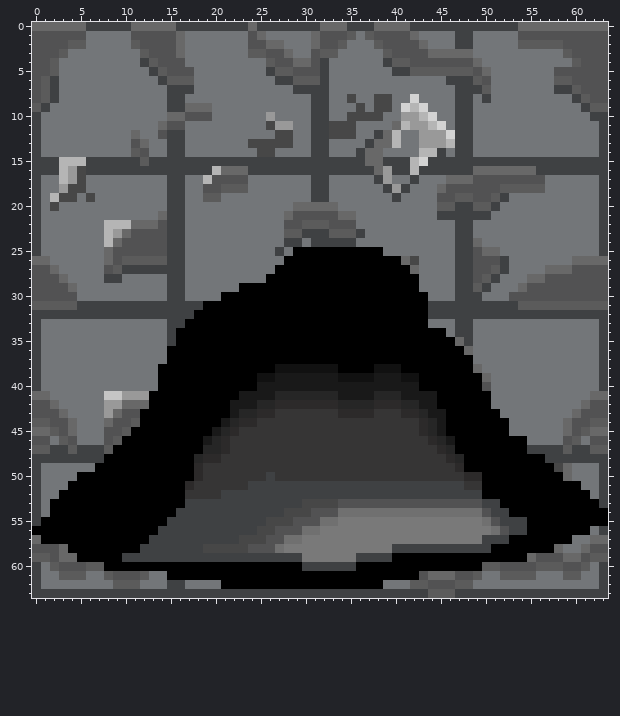
Edited in one commit: pixel-art sprite (Assets/Level/SPAWN_down_frame.png). Above is the file before it was changed.
The file is 64x64 pixels. Colours within 5 levels of each other are drawn and written as one.
The same view after the edit:
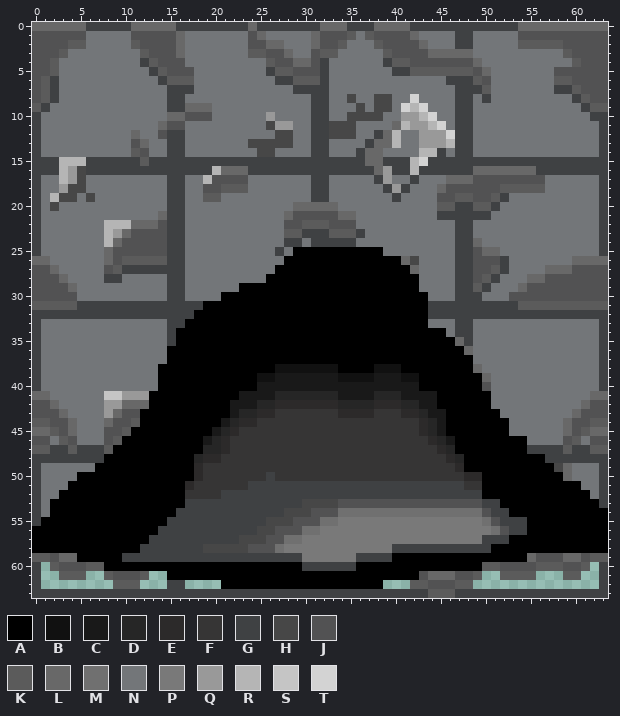
Palette (. is transparent): A #000000  B #111111  C #191919  D #262626  E #2c2a2a  F #363535  G #3f4143  H #474747  J #525253  K #5b5b5b  L #686868  M #707070  N #737679  P #797979  Q #999999  R #b5b5b5  S #c5c5c5  T #d3d3d3
The exact change:
Colour G becomes colour A in row 56 at x 63.
Colour J becomes colour A in row 58 at x 0 to 2 and 62 to 63.
Colour L becomes colour A in row 57 at x 0 and 62 to 63; in row 58 at x 3, 58 and 61.
Colour N becomes colour A in row 56 at x 62; in row 57 at x 60 to 61; in row 58 at x 59 to 60.
The author cleared colour N in row 60 at x 1 and 62; in row 61 at x 1 to 2, 6 to 7, 13 to 14, 50 to 51, 56 to 58 and 61 to 62; in row 62 at x 1 to 8, 12 to 14, 17 to 20, 39 to 41 and 49 to 62.
